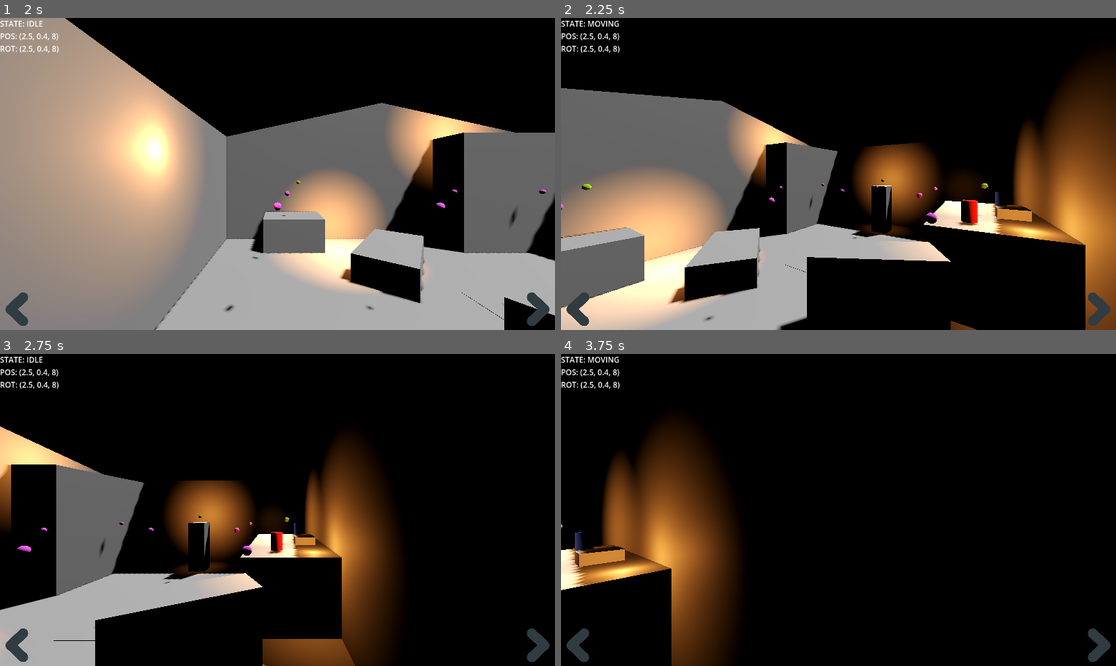
Above: before the commit, frames 1-4 (two rows, left to right).
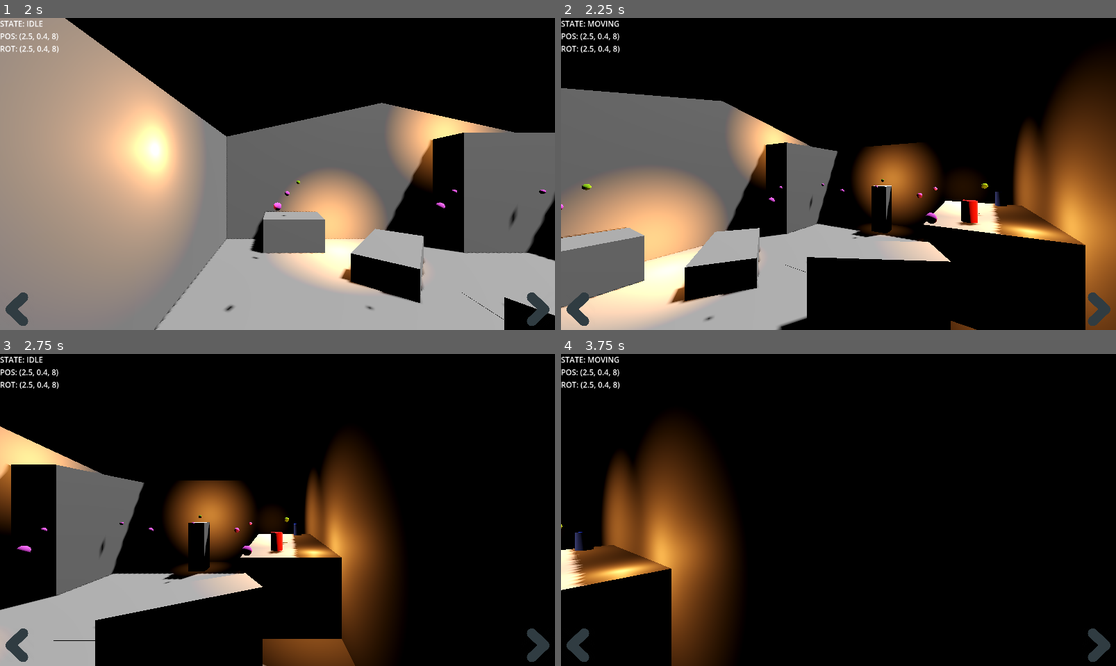
Above: after the commit, the same moments.

Repository: DeepRestGames/shadow-and-alchemy
Game: Godot game, scene res://Scenes/MainScene_Prototype01.tscn
The game is run twice, just before and just after one commit, with the same random seed, the same clock (stepped at 60 frames per second) and the same inputs.
Inputs (mouse positions are in pixels of both pictures, inside the frame that each line leads up to):
- Up to frame 1 (2 s): click (16, 308) at 0.5 s; click (538, 308) at 1.25 s
- Up to frame 2 (2.25 s): tap Enter at 2 s; move the mouse to (960, 158) at 2.02 s; hold D (turn_right) from 2.03 s (still down); click (960, 158) at 2.1 s
- Up to frame 3 (2.75 s): keep holding D (turn_right)
- Up to frame 4 (3.75 s): tap Space at 2.75 s; move the mouse to (727, 525) at 2.77 s; release D (turn_right) at 2.78 s; hold S (move_backward) 2.78-3.53 s; click (727, 525) at 2.85 s; tap Enter at 3.5 s; move the mouse to (894, 441) at 3.52 s; hold D (turn_right) from 3.53 s (still down); click (894, 441) at 3.6 s

Frame 1 is identical in both runs. In frame 2, 0.3% of the frame differs, in the area x 75-85%, y 60-66%; in frame 3, 0.1%; in frame 4, 0.4%, in the area x 2-12%, y 61-69%.

Commit message:
Dropping items on puzzle slots instantiates model
Also removes item from inventory

Diff:
--- a/Resources/InventoryItems/SaltBottle.tres
+++ b/Resources/InventoryItems/SaltBottle.tres
@@ -1,4 +1,4 @@
-[gd_resource type="Resource" script_class="InventoryItem" load_steps=3 format=3 uid="uid://cuiafakro6su"]
+[gd_resource type="Resource" script_class="InventoryItemData" load_steps=3 format=3 uid="uid://cuiafakro6su"]
 
 [ext_resource type="Script" path="res://Scripts/InventorySystem/InventoryItemData.gd" id="1_wtm4s"]
 [ext_resource type="Texture2D" uid="uid://bole8v4e0270l" path="res://Icons/InventoryItemPlaceholder.png" id="1_x56p5"]
@@ -7,3 +7,5 @@
 script = ExtResource("1_wtm4s")
 item_name = "Salt Bottle"
 item_icon = ExtResource("1_x56p5")
+item_model_scene_path = "res://Scenes/Items/SaltBottle.tscn"
+item_model_height = 0.3
--- /dev/null
+++ b/Resources/Puzzles/TestNumbersPuzzle.tres
@@ -0,0 +1,12 @@
+[gd_resource type="Resource" script_class="Puzzle" load_steps=4 format=3 uid="uid://ckpjx6hcasij8"]
+
+[ext_resource type="Resource" uid="uid://g4uyankif1ku" path="res://Resources/InventoryItems/Mercury.tres" id="1_r70e6"]
+[ext_resource type="Resource" uid="uid://cuiafakro6su" path="res://Resources/InventoryItems/SaltBottle.tres" id="2_6wiy2"]
+[ext_resource type="Script" path="res://Scripts/PuzzleSystem/Puzzle.gd" id="3_osf0q"]
+
+[resource]
+script = ExtResource("3_osf0q")
+puzzle_name = ""
+puzzle_description = ""
+puzzle_solution = [ExtResource("1_r70e6"), ExtResource("2_6wiy2")]
+order_needed = false
--- /dev/null
+++ b/Resources/Puzzles/TestObjectsPuzzle.tres
@@ -0,0 +1,19 @@
+[gd_resource type="Resource" script_class="Puzzle" load_steps=5 format=3 uid="uid://nfe0h4tn2qaf"]
+
+[ext_resource type="Texture2D" uid="uid://bole8v4e0270l" path="res://Icons/InventoryItemPlaceholder.png" id="1_ocof7"]
+[ext_resource type="Script" path="res://Scripts/InventorySystem/InventoryItemData.gd" id="2_ysl4a"]
+[ext_resource type="Script" path="res://Scripts/PuzzleSystem/Puzzle.gd" id="3_i0xl5"]
+
+[sub_resource type="Resource" id="Resource_od0de"]
+script = ExtResource("2_ysl4a")
+item_name = "PuzzleResult"
+item_icon = ExtResource("1_ocof7")
+item_model_scene_path = ""
+
+[resource]
+script = ExtResource("3_i0xl5")
+puzzle_name = "TestNumbersPuzzle"
+puzzle_description = ""
+puzzle_solution_items = []
+order_needed = true
+reward = SubResource("Resource_od0de")
--- a/Scenes/InteractionSystem/ItemDropArea.tscn
+++ b/Scenes/InteractionSystem/ItemDropArea.tscn
@@ -1,9 +1,15 @@
-[gd_scene load_steps=2 format=3 uid="uid://cmp4gbdjt2xhj"]
+[gd_scene load_steps=3 format=3 uid="uid://cmp4gbdjt2xhj"]
 
-[ext_resource type="Script" path="res://Scripts/InteractionSystem/PuzzleSlot.gd" id="1_vwpk3"]
+[ext_resource type="Script" path="res://Scripts/PuzzleSystem/PuzzleSlot.gd" id="1_vwpk3"]
+[ext_resource type="Resource" uid="uid://nfe0h4tn2qaf" path="res://Resources/Puzzles/TestObjectsPuzzle.tres" id="2_15nuj"]
 
-[node name="ItemDropArea" type="CSGBox3D"]
+[node name="ItemDropArea" type="CSGCylinder3D"]
 transform = Transform3D(0.4, 0, 0, 0, 0.4, 0, 0, 0, 0.4, 0, 0, 0)
 use_collision = true
 collision_layer = 4
+radius = 0.2
+height = 0.01
 script = ExtResource("1_vwpk3")
+related_puzzles = Array[Resource("res://Scripts/PuzzleSystem/Puzzle.gd")]([ExtResource("2_15nuj")])
+
+[node name="ItemSpawnOrigin" type="Node3D" parent="."]
--- /dev/null
+++ b/Scenes/Items/SaltBottle.tscn
@@ -0,0 +1,17 @@
+[gd_scene load_steps=4 format=3 uid="uid://c334blq5lnfot"]
+
+[ext_resource type="Script" path="res://Scripts/InteractionSystem/Prop_Pickup.gd" id="1_wxkaa"]
+[ext_resource type="Resource" uid="uid://cuiafakro6su" path="res://Resources/InventoryItems/SaltBottle.tres" id="2_2q43n"]
+
+[sub_resource type="StandardMaterial3D" id="StandardMaterial3D_qq2h3"]
+albedo_color = Color(0.00492994, 0.228797, 1, 1)
+
+[node name="SaltBottle" type="CSGCylinder3D"]
+transform = Transform3D(1, 0, 0, 0, 1, 0, 0, 0, 1, 3.04144, -0.127872, 2.48856)
+use_collision = true
+collision_layer = 2
+radius = 0.1
+height = 0.3
+material = SubResource("StandardMaterial3D_qq2h3")
+script = ExtResource("1_wxkaa")
+inventory_item_data = ExtResource("2_2q43n")
--- a/Scenes/MainScene_Prototype01.tscn
+++ b/Scenes/MainScene_Prototype01.tscn
@@ -1,11 +1,10 @@
-[gd_scene load_steps=13 format=3 uid="uid://6hoi0bkmcnyt"]
+[gd_scene load_steps=11 format=3 uid="uid://6hoi0bkmcnyt"]
 
 [ext_resource type="PackedScene" uid="uid://bhv1boykqvw23" path="res://Scenes/PlayerMovement/NavigationPoint.tscn" id="1_fg33c"]
 [ext_resource type="PackedScene" uid="uid://d1ngk84wlraoa" path="res://Scenes/Player.tscn" id="1_jwaoo"]
 [ext_resource type="PackedScene" uid="uid://b68s0qxy7ri2k" path="res://Scenes/PlayerMovement/FocusPoint.tscn" id="3_8i0nq"]
 [ext_resource type="Script" path="res://Scripts/InteractionSystem/Prop_Interaction.gd" id="3_8lpg5"]
-[ext_resource type="Script" path="res://Scripts/InteractionSystem/Prop_Pickup.gd" id="4_cb70j"]
-[ext_resource type="Resource" uid="uid://cuiafakro6su" path="res://Resources/InventoryItems/SaltBottle.tres" id="5_mtnx1"]
+[ext_resource type="PackedScene" uid="uid://c334blq5lnfot" path="res://Scenes/Items/SaltBottle.tscn" id="3_pi20n"]
 [ext_resource type="PackedScene" uid="uid://cmp4gbdjt2xhj" path="res://Scenes/InteractionSystem/ItemDropArea.tscn" id="8_om380"]
 
 [sub_resource type="ProceduralSkyMaterial" id="ProceduralSkyMaterial_vmfb6"]
@@ -26,9 +25,6 @@
 [sub_resource type="StandardMaterial3D" id="StandardMaterial3D_5dgea"]
 albedo_color = Color(0.891291, 4.18738e-06, 8.66354e-07, 1)
 
-[sub_resource type="StandardMaterial3D" id="StandardMaterial3D_qq2h3"]
-albedo_color = Color(0.00492994, 0.228797, 1, 1)
-
 [node name="MainScenePrototype01" type="Node3D"]
 
 [node name="DirectionalLight3D" type="DirectionalLight3D" parent="."]
@@ -159,15 +155,7 @@
 material = SubResource("StandardMaterial3D_5dgea")
 script = ExtResource("3_8lpg5")
 
-[node name="BlueBottle" type="CSGCylinder3D" parent="Environment/Props"]
-transform = Transform3D(1, 0, 0, 0, 1, 0, 0, 0, 1, 3.04144, -0.127872, 2.48856)
-use_collision = true
-collision_layer = 2
-radius = 0.1
-height = 0.3
-material = SubResource("StandardMaterial3D_qq2h3")
-script = ExtResource("4_cb70j")
-inventory_item_data = ExtResource("5_mtnx1")
+[node name="BlueBottle" parent="Environment/Props" instance=ExtResource("3_pi20n")]
 
 [node name="NavigationPoints" type="Node3D" parent="Environment"]
 
@@ -252,7 +240,7 @@
 transform = Transform3D(-4.37114e-08, -0.5, 0.866025, 0, 0.866025, 0.5, -1, 2.18557e-08, -3.78552e-08, 0.428973, 0.000205994, 0.0795188)
 
 [node name="ItemDropArea" parent="." instance=ExtResource("8_om380")]
-transform = Transform3D(0.4, 0, 0, 0, 0.4, 0, 0, 0, 0.4, 3.05255, -0.34422, 3.75616)
+transform = Transform3D(0.4, 0, 0, 0, 0.4, 0, 0, 0, 0.4, 2.66353, -0.297714, 3.5841)
 
 [editable path="Environment/FocusPoints/FocusPoint"]
 [editable path="Environment/FocusPoints/FocusPoint2"]
--- a/Scripts/InteractionSystem/InteractionSystem.gd
+++ b/Scripts/InteractionSystem/InteractionSystem.gd
@@ -60,6 +60,7 @@
 
 			if current_intersected_puzzle_slot != null:
 				current_intersected_puzzle_slot.item_dropped(dragged_item_data)
+				InventorySystem.remove_item(dragged_item_data)
 
 		is_dragging_item = false
 		dragged_item_data = null
--- a/Scripts/InteractionSystem/Prop_Pickup.gd
+++ b/Scripts/InteractionSystem/Prop_Pickup.gd
@@ -1,3 +1,4 @@
+class_name Prop_Pickup
 extends Prop
 
 
--- a/Scripts/InteractionSystem/PuzzleSlot.gd
+++ /dev/null
@@ -1,6 +0,0 @@
-class_name PuzzleSlot
-extends Node3D
-
-
-func item_dropped(item):
-	print("Item " + item + " dropped in slot!")
--- a/Scripts/InventorySystem/InventoryItemData.gd
+++ b/Scripts/InventorySystem/InventoryItemData.gd
@@ -3,3 +3,6 @@
 
 @export var item_name: String
 @export var item_icon: Texture2D
+
+@export var item_model_scene_path: String
+@export var item_model_height: float
--- a/Scripts/InventorySystem/InventoryItemUI.gd
+++ b/Scripts/InventorySystem/InventoryItemUI.gd
@@ -1,4 +1,7 @@
 extends TextureRect
+
+
+var item_data: InventoryItemData
 
 
 # Handle Drag&Drop, using items, etc.
@@ -10,6 +13,6 @@
 	set_drag_preview(preview_texture)
 
 	InteractionSystem.is_dragging_item = true
-	InteractionSystem.dragged_item_data = name
+	InteractionSystem.dragged_item_data = item_data
 
-	return name
+	return item_data.item_name
--- a/Scripts/InventorySystem/InventoryUI.gd
+++ b/Scripts/InventorySystem/InventoryUI.gd
@@ -13,7 +13,6 @@
 
 	# Clear current inventory items
 	for item in inventory_items:
-		item.name = "to_delete"
 		item.free()
 	inventory_items.clear()
 
@@ -21,9 +20,9 @@
 	for item in InventorySystem.inventory_items:
 		var current_item_scene = inventory_item_scene.instantiate()
 		current_item_scene.expand_mode = TextureRect.EXPAND_FIT_WIDTH
-		current_item_scene.name = item.item_name
 		current_item_scene.texture = item.item_icon
 		current_item_scene.tooltip_text = item.item_name
+		current_item_scene.item_data = item
 
 		inventory_items_carousel.add_child(current_item_scene)
 		inventory_items.append(current_item_scene)
--- /dev/null
+++ b/Scripts/PuzzleSystem/Puzzle.gd
@@ -0,0 +1,23 @@
+class_name Puzzle
+extends Resource
+
+
+@export var puzzle_name: String
+@export_multiline var puzzle_description: String
+
+var current_puzzle_items: Array
+@export var puzzle_solution_items: Array
+@export var order_needed: bool
+
+@export var reward: InventoryItemData
+
+
+func add_puzzle_item(item):
+	current_puzzle_items.append(item)
+
+	if current_puzzle_items.all(func(puzzle_item): return puzzle_solution_items.has(puzzle_item)):
+		print("Puzzle solved!")
+
+
+func remove_puzzle_item(item):
+	current_puzzle_items.erase(item)
--- /dev/null
+++ b/Scripts/PuzzleSystem/PuzzleSlot.gd
@@ -0,0 +1,29 @@
+class_name PuzzleSlot
+extends Node3D
+
+
+@export var related_puzzles: Array[Puzzle]
+@onready var item_spawn_origin = $ItemSpawnOrigin
+
+
+func item_dropped(item: InventoryItemData):
+	print("Item " + item.item_name + " dropped in slot!")
+
+	# Instantiate item 3D model on top of current puzzle slot
+	var item_scene = load(item.item_model_scene_path)
+	var item_scene_instance = item_scene.instantiate()
+	get_tree().root.add_child(item_scene_instance)
+	item_scene_instance.global_position = item_spawn_origin.global_position
+	item_scene_instance.global_position.y += item.item_model_height / 2
+
+	# Add item to puzzles related to slot
+	for puzzle in related_puzzles:
+		puzzle.add_puzzle_item(item)
+
+
+func item_removed(item: InventoryItemData):
+	print("Item " + item.item_name + " removed from slot!")
+
+	# Remove item from puzzles related to slot
+	for puzzle in related_puzzles:
+		puzzle.remove_puzzle_item(item)
